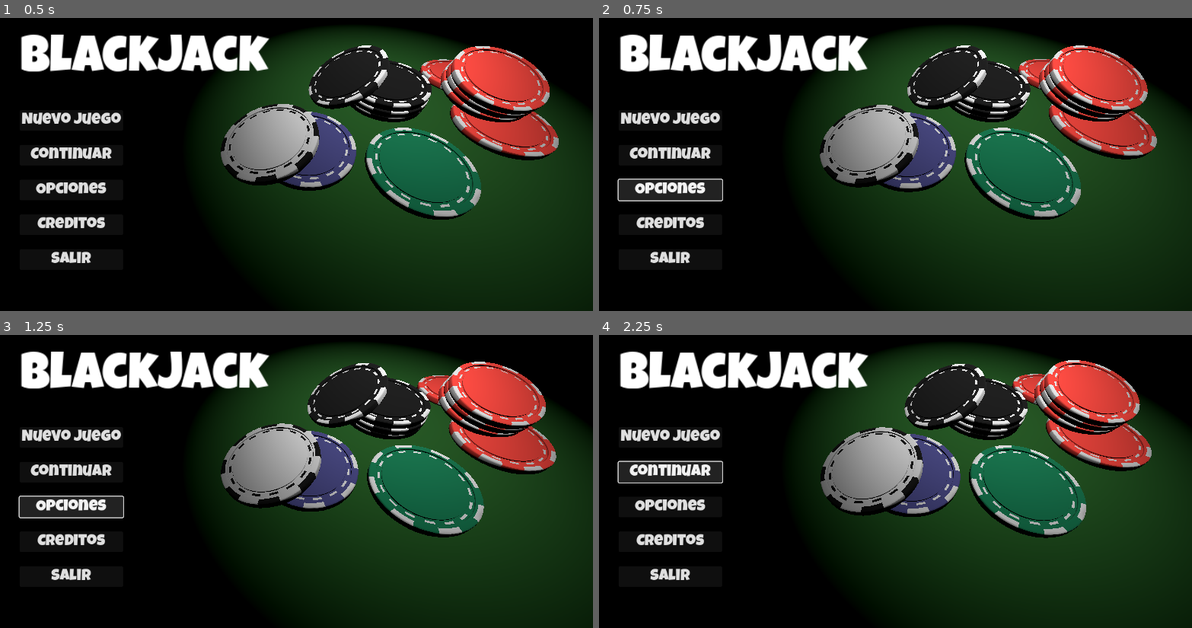
Above: before the commit, frames 1-4 (two rows, left to right).
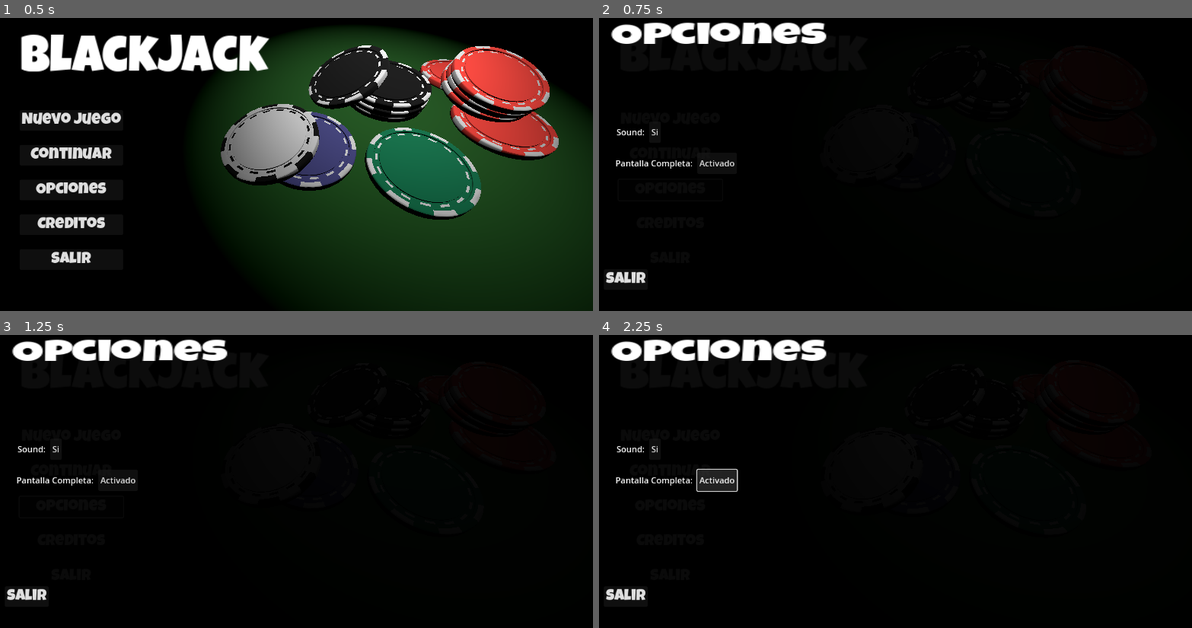
Above: after the commit, the same moments.

Repository: DacoDark/blackjack_godot
Game: Godot game, scene res://scenes/menus/main_menu.tscn
Two runs of this game, one before a commit and one after it. Both use one fixed random seed, a clock stepped at 60 frames per second and the inputs below.
Inputs (mouse positions are in pixels of both pictures, inside the frame that each line leads up to):
- Up to frame 1 (0.5 s): no input
- Up to frame 2 (0.75 s): click "Opciones" at 0.5 s
- Up to frame 3 (1.25 s): no input
- Up to frame 4 (2.25 s): click (652, 449) at 1.25 s, where only the run after the commit has a clickable "Si"; click (717, 481) at 2 s, where only the run after the commit has a clickable "Activado"

Frame 1 is identical in both runs. In frame 2, 59% of the frame differs, in the area x 1-100%, y 1-100%; in frame 3, 59%; in frame 4, 58%.

Commit message:
Option menu setup
Se añade configuración del menu de opciones parcialmente completado

Diff:
--- a/scenes/menus/main_menu.tscn
+++ b/scenes/menus/main_menu.tscn
@@ -147,8 +147,11 @@
 [node name="creditos_popup" type="ColorRect" parent="Camera3D/main_menu_ui"]
 visible = false
 layout_mode = 1
-offset_right = 1150.0
-offset_bottom = 650.0
+anchors_preset = -1
+anchor_right = 1.0
+anchor_bottom = 1.0
+offset_right = 1120.0
+offset_bottom = 610.0
 color = Color(0, 0, 0, 0.952941)
 
 [node name="titulo" type="Label" parent="Camera3D/main_menu_ui/creditos_popup"]
@@ -190,6 +193,68 @@
 theme_override_fonts/font = ExtResource("7_8r73w")
 theme_override_font_sizes/font_size = 30
 text = "Salir
+"
+
+[node name="opciones_popup" type="ColorRect" parent="Camera3D/main_menu_ui"]
+visible = false
+layout_mode = 1
+anchors_preset = -1
+anchor_right = 1.0
+anchor_bottom = 1.0
+offset_right = 1120.0
+offset_bottom = 610.0
+color = Color(0, 0, 0, 0.952941)
+metadata/_edit_use_anchors_ = true
+
+[node name="titulo" type="Label" parent="Camera3D/main_menu_ui/opciones_popup"]
+layout_mode = 0
+offset_left = 52.0
+offset_top = 100.0
+offset_right = 121.0
+offset_bottom = 117.0
+scale = Vector2(2.29971, 1.4309)
+theme_override_fonts/font = ExtResource("7_8r73w")
+theme_override_font_sizes/font_size = 40
+text = "Opciones"
+
+[node name="opciones_back" type="Button" parent="Camera3D/main_menu_ui/opciones_popup"]
+offset_left = 38.0
+offset_top = 569.0
+offset_right = 121.0
+offset_bottom = 608.0
+theme_override_fonts/font = ExtResource("7_8r73w")
+theme_override_font_sizes/font_size = 30
+text = "Salir
+"
+
+[node name="opcion_sonido" type="HBoxContainer" parent="Camera3D/main_menu_ui/opciones_popup"]
+layout_mode = 0
+offset_left = 62.0
+offset_top = 289.0
+offset_right = 102.0
+offset_bottom = 329.0
+
+[node name="Label" type="Label" parent="Camera3D/main_menu_ui/opciones_popup/opcion_sonido"]
+layout_mode = 2
+text = "Sound: "
+
+[node name="opcion_sonido_on" type="Button" parent="Camera3D/main_menu_ui/opciones_popup/opcion_sonido"]
+layout_mode = 2
+text = "Si"
+
+[node name="opcion_fullscreen" type="HBoxContainer" parent="Camera3D/main_menu_ui/opciones_popup"]
+offset_left = 60.0
+offset_top = 348.0
+offset_right = 153.0
+offset_bottom = 388.0
+
+[node name="Label" type="Label" parent="Camera3D/main_menu_ui/opciones_popup/opcion_fullscreen"]
+layout_mode = 2
+text = "Pantalla Completa: "
+
+[node name="opcion_pantalla_completa" type="Button" parent="Camera3D/main_menu_ui/opciones_popup/opcion_fullscreen"]
+layout_mode = 2
+text = "Activado
 "
 
 [connection signal="pressed" from="Camera3D/main_menu_ui/main_menu_buttons/Nuevo Juego" to="Camera3D/main_menu_ui" method="_on_nuevo_juego_pressed"]
@@ -198,3 +263,5 @@
 [connection signal="pressed" from="Camera3D/main_menu_ui/main_menu_buttons/Creditos" to="Camera3D/main_menu_ui" method="_on_creditos_pressed"]
 [connection signal="pressed" from="Camera3D/main_menu_ui/main_menu_buttons/Salir" to="Camera3D/main_menu_ui" method="_on_salir_pressed"]
 [connection signal="pressed" from="Camera3D/main_menu_ui/creditos_popup/creditos_back" to="Camera3D/main_menu_ui" method="_on_creditos_back_pressed"]
+[connection signal="pressed" from="Camera3D/main_menu_ui/opciones_popup/opciones_back" to="Camera3D/main_menu_ui" method="_on_opciones_back_pressed"]
+[connection signal="pressed" from="Camera3D/main_menu_ui/opciones_popup/opcion_fullscreen/opcion_pantalla_completa" to="Camera3D/main_menu_ui" method="_on_opcion_pantalla_completa_pressed"]
--- a/scripts/menu/main_menu_ui.gd
+++ b/scripts/menu/main_menu_ui.gd
@@ -1,6 +1,6 @@
 extends Control
 
-
+var fullscreen := false
 
 func _ready():
 	pass
@@ -19,6 +19,7 @@
 
 
 func _on_opciones_pressed() -> void:
+	$opciones_popup.show()
 	pass # Replace with function body.
 
 
@@ -35,3 +36,22 @@
 func _on_creditos_back_pressed() -> void:
 	$creditos_popup.hide()
 	pass # Replace with function body.
+
+
+func _on_opciones_back_pressed() -> void:
+	$opciones_popup.hide()
+	pass # Replace with function body.
+
+
+func _on_opcion_pantalla_completa_pressed():
+	if not Engine.is_editor_hint():
+		fullscreen = !fullscreen
+
+		if fullscreen:
+			DisplayServer.window_set_mode(DisplayServer.WINDOW_MODE_FULLSCREEN)
+			$opciones_popup/opcion_fullscreen/opcion_pantalla_completa.text = "Activado"
+		else:
+			DisplayServer.window_set_mode(DisplayServer.WINDOW_MODE_WINDOWED)
+			$opciones_popup/opcion_fullscreen/opcion_pantalla_completa.text = "Desactivado"
+
+	pass # Replace with function body.
